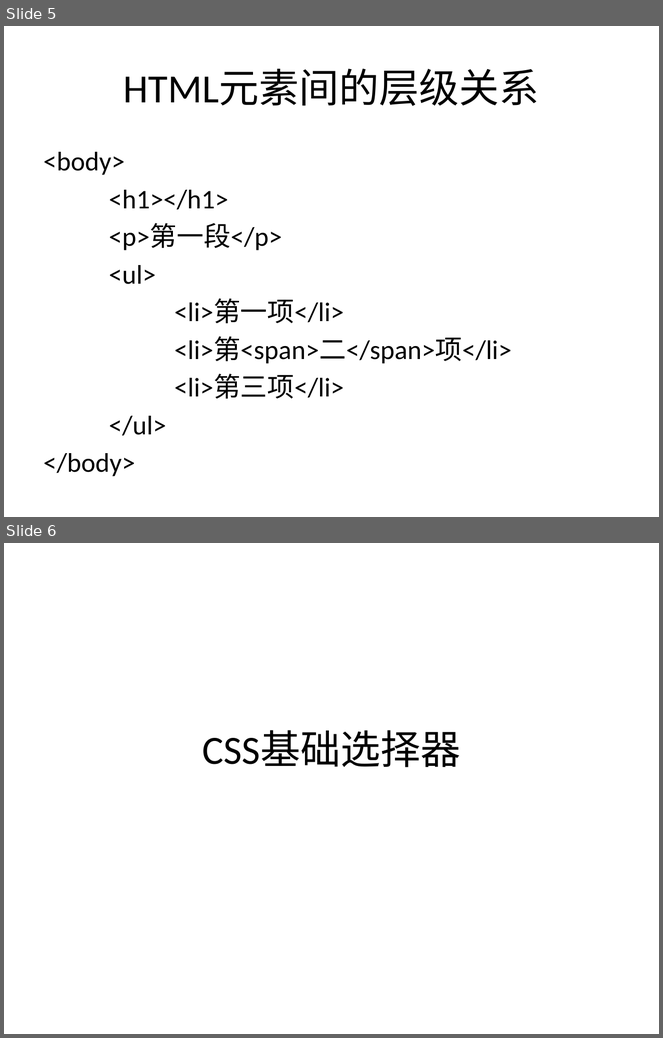
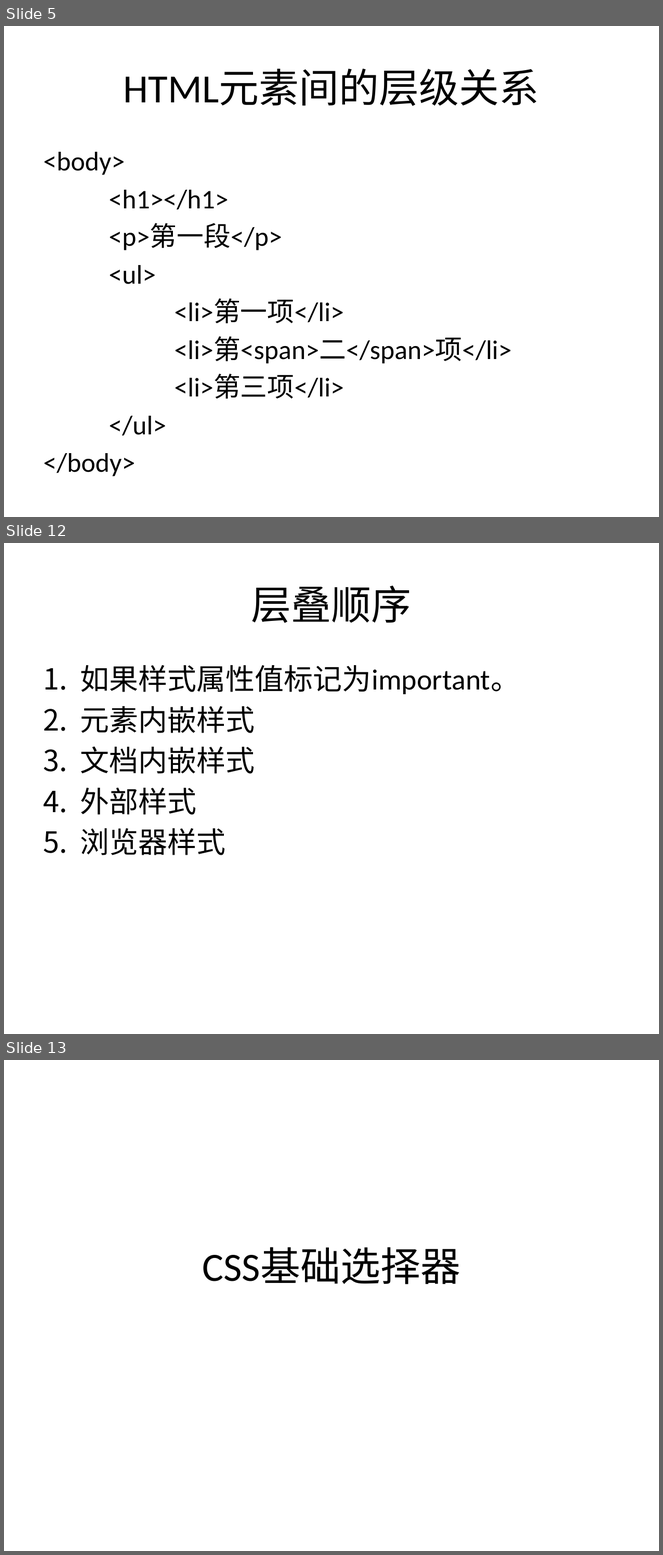
Before and after one commit to sans123wx/class, a slide deck: 网页设计与制作/课件/4/css选择器.pptx. Shown one above the other, each under a label of ours: slides 5 and 6 before the commit, slides 5, 12 and 13 after it; the slides between them are not shown. The pictures are 663x1038 and 663x1555 pixels, drawn with LibreOffice and Linux fonts; fonts in the diff are those of the drawing. Boxes give left, top, right and bottom in pixels: in the first picture for what was removed or moved away, otherwise in the second. Text is boxed around its words. In the diff, an @@ line names an element or a change of style, - is before the commit and + after.

```diff
--- a/网页设计与制作/课件/4/css选择器.pptx
+++ b/网页设计与制作/课件/4/css选择器.pptx
@@ slide 12 added at (4,543,659,1034), background #FFFFFF @@
@@ title added at (252,586,412,623), 44 pt, text #000000 @@
+层叠顺序
@@ text added at (80,665,520,856), 32 pt, text #000000 @@
+1. 如果样式属性值标记为important。
+2. 元素内嵌样式
+3. 文档内嵌样式
+4. 外部样式
+5. 浏览器样式
@@ what was slide 6 is now slide 13 @@
```
Also in this commit, not shown: 6 other slides added, 4 other files.
